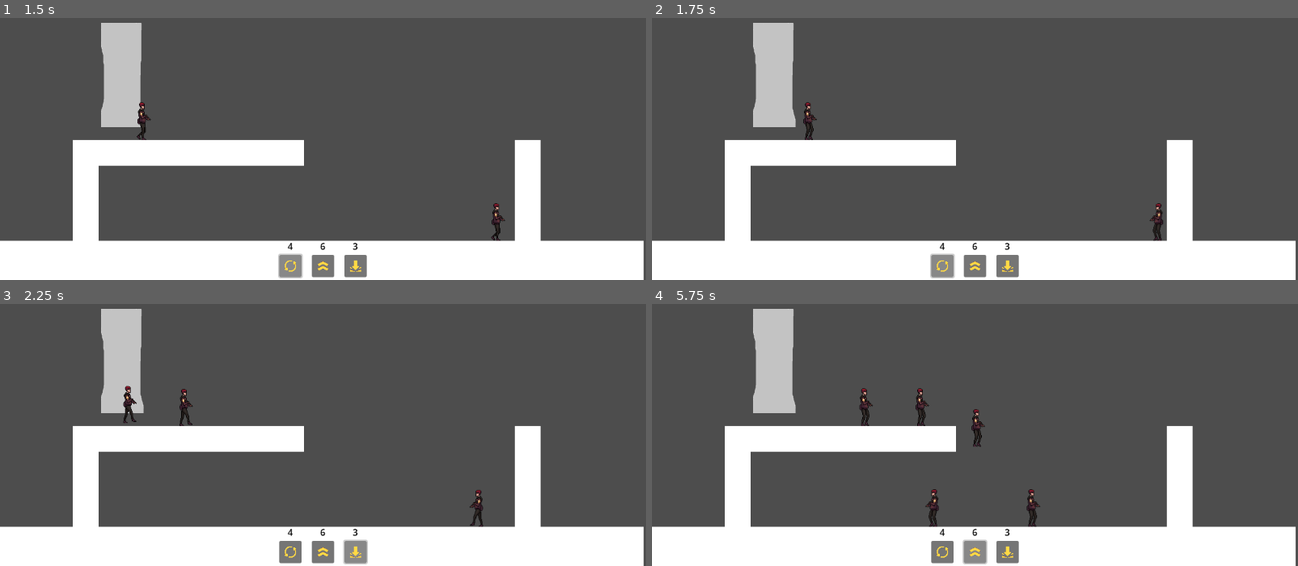
Above: before the commit, frames 1-4 (two rows, left to right).
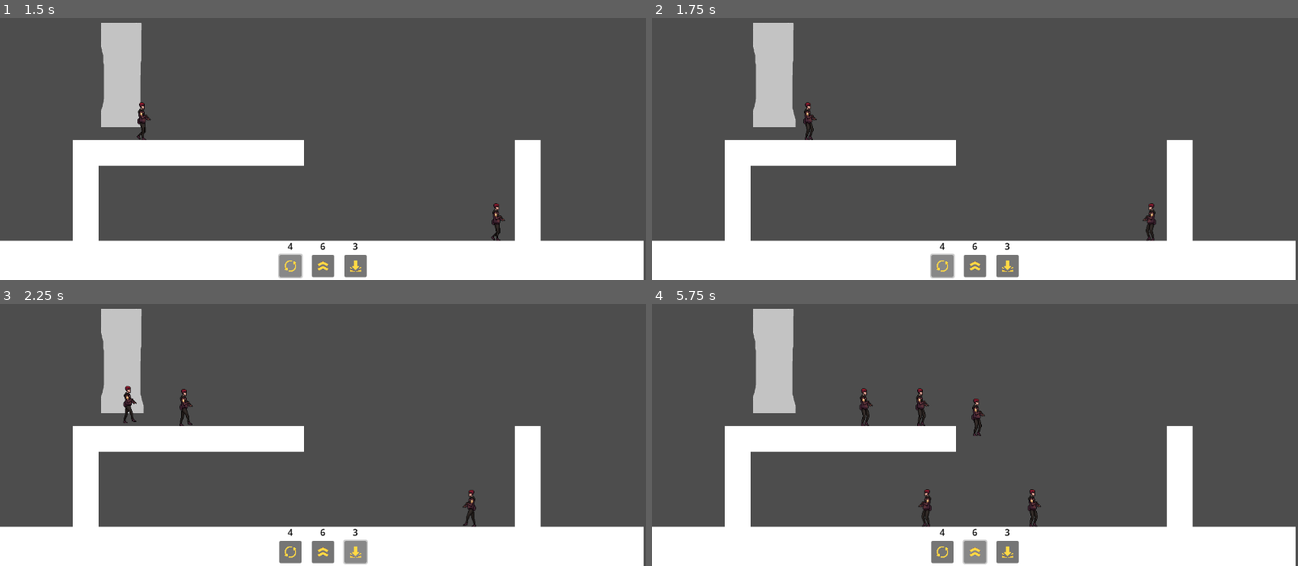
Above: after the commit, the same moments.

Repository: lougon02/EscapeFromHallwayB
Game: Godot game, scene res://scenes/levels/level.tscn
Same seed, same stepped clock (60 frames per second), same inputs: the game is played once before the commit and once after it.
Inputs (mouse positions are in pixels of both pictures, inside the frame that each line leads up to):
- Up to frame 1 (1.5 s): click (323, 266) at 0.5 s; click (290, 266) at 1.25 s
- Up to frame 2 (1.75 s): no input
- Up to frame 3 (2.25 s): click (355, 552) at 2 s
- Up to frame 4 (5.75 s): click (975, 552) at 2.75 s; click (942, 552) at 3.5 s; click (1007, 552) at 4.25 s; click (975, 552) at 5 s

Frame 1 is identical in both runs. In frame 2, 0.3% of the frame differs, in the area x 75-80%, y 70-86%; in frame 3, 0.2%; in frame 4, 0.6%, in the area x 41-61%, y 36-86%.

Commit message:
fix: collision shape for picking (increase its size a bit)

Diff:
--- a/scenes/entities/player/player.tscn
+++ b/scenes/entities/player/player.tscn
@@ -4,7 +4,7 @@
 [ext_resource type="Script" path="res://scenes/entities/player/player.gd" id="1_jj1ns"]
 
 [sub_resource type="RectangleShape2D" id="RectangleShape2D_yupc1"]
-size = Vector2(24, 66)
+size = Vector2(39, 66)
 
 [node name="Player" type="CharacterBody2D"]
 input_pickable = true
@@ -18,7 +18,7 @@
 region_rect = Rect2(0, 59.5111, 1024, 68.4889)
 
 [node name="CollisionShape2D" type="CollisionShape2D" parent="."]
-position = Vector2(2, 1)
+position = Vector2(0.5, 1)
 shape = SubResource("RectangleShape2D_yupc1")
 
 [connection signal="mouse_entered" from="." to="." method="_on_mouse_entered"]
